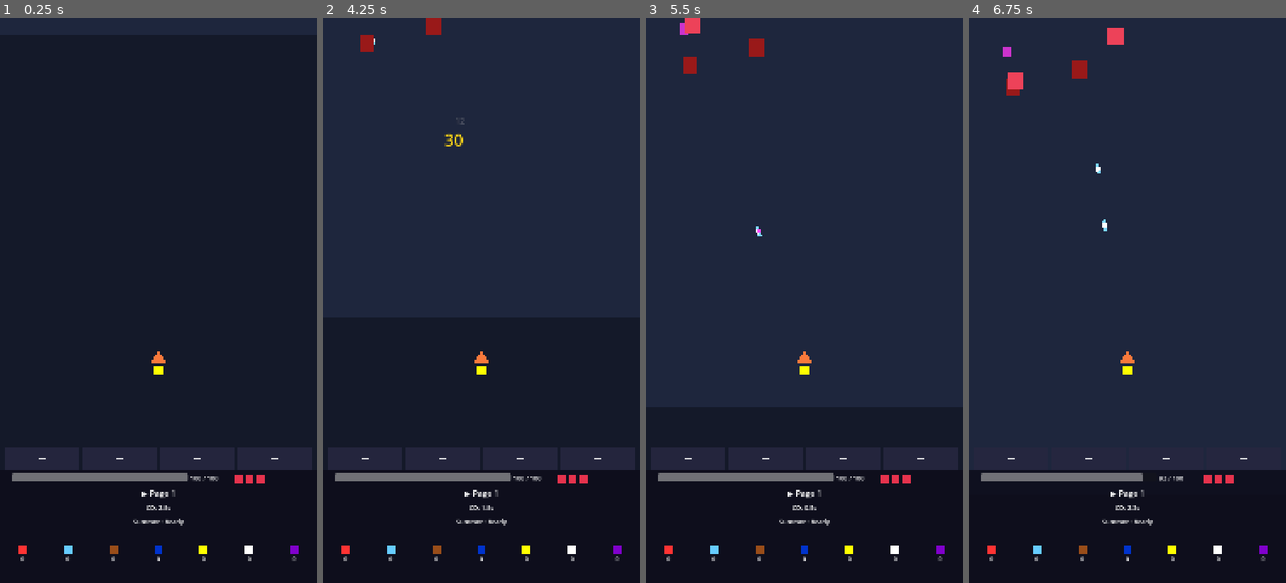
Above: before the commit, frames 1-4 (left to right).
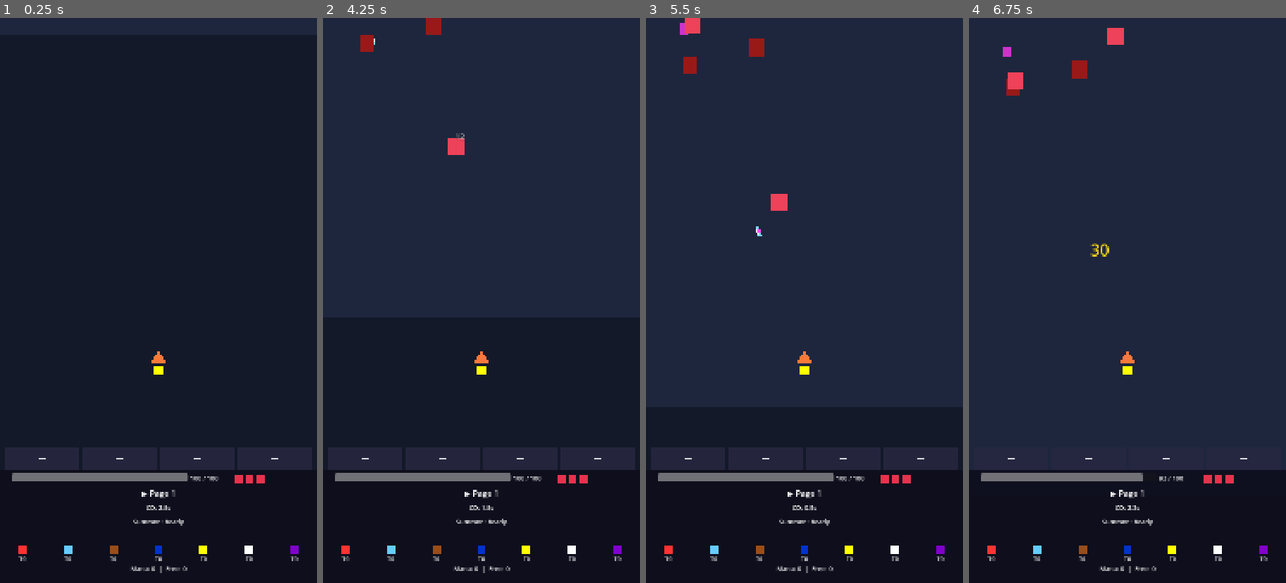
Above: after the commit, the same moments.

Repository: fade528/spellcraft
Game: Godot game, scene res://scenes/game.tscn
The game is run twice, just before and just after one commit, with the same random seed, the same clock (stepped at 60 frames per second) and the same inputs. The engine's default icon, where the game draws it, is replaced by a stand-in: a white triangle on a blue panel in a dark square.
Inputs (mouse positions are in pixels of both pictures, inside the frame that each line leads up to):
- Up to frame 1 (0.25 s): no input
- Up to frame 2 (4.25 s): move the mouse to (551, 272) at 0.52 s; click (551, 272) at 0.67 s; drag from (418, 328) to (481, 368) at 1.27 s; move the mouse to (513, 176) at 2.02 s; click (513, 176) at 2.17 s; drag from (465, 413) to (386, 215) at 2.77 s; move the mouse to (576, 385) at 3.52 s; click (576, 385) at 3.67 s
- Up to frame 3 (5.5 s): drag from (709, 215) to (804, 368) at 4.27 s; move the mouse to (820, 300) at 5.02 s; click (820, 300) at 5.17 s
- Up to frame 4 (6.75 s): drag from (1079, 159) to (1013, 68) at 5.77 s; move the mouse to (1197, 272) at 6.52 s; click (1197, 272) at 6.67 s

The runs differ from the first frame. In frame 1, 0.2% of the frame differs, in the area x 5-95%, y 95-99%; in frame 2, 0.4%, in the area x 5-95%, y 17-99%; in frame 3, 0.4%; in frame 4, 0.3%.

Commit message:
2.41 mana economy + school system
feat: mana economy + school system (Session 2.41)

- Replace element orbs with generic mana orbs (light blue)
- PlayerInventory: mana_pool, school_allocation, unallocated_mana
- SpellCaster: school gate (tier 0 = no cast, timer continues)
- SpecData resource + 3 spec .tres files (Pyroclast, Frostbinder, Archmage)
- SpecManager autoload: apply_spec, auto-allocation per ratios
- ControlStrip: school tier display (T0-Tn) + mana summary
- Fix: call_deferred("add_child") in all enemy spawn_drop() calls
- Fix: remove drop.element assignment from all enemy types
- Known bugs logged: summon death stops spells, page flip respawns summon

Diff:
--- /dev/null
+++ b/data/specs/archmage.tres
@@ -0,0 +1,8 @@
+[gd_resource type="Resource" script_class="SpecData" format=3 uid="uid://c3c4qpw0ydl6h"]
+
+[ext_resource type="Script" uid="uid://blvjrft22w07k" path="res://scripts/spec_data.gd" id="1_rld5l"]
+
+[resource]
+script = ExtResource("1_rld5l")
+spec_name = "archmage"
+description = "free spells"
--- /dev/null
+++ b/data/specs/frsotbinder.tres
@@ -0,0 +1,34 @@
+[gd_resource type="Resource" script_class="SpecData" format=3 uid="uid://l81qhfnbh817"]
+
+[ext_resource type="Script" uid="uid://blvjrft22w07k" path="res://scripts/spec_data.gd" id="1_nrsfg"]
+
+[resource]
+script = ExtResource("1_nrsfg")
+spec_name = "frostbinder"
+description = "slows and roots enemies"
+allocation_ratios = {
+"ice": 0.6,
+"water": 0.4
+}
+preferred_slots = Array[Dictionary]([{
+"delivery": "Bolt",
+"elemental": "B0001",
+"empowerment": "B0002",
+"enchantment": "B0003"
+}, {
+"delivery": "bolt",
+"elemental": "B0001",
+"empowerment": "B0002",
+"enchantment": "E0003"
+}, {
+"delivery": "Bolt",
+"elemental": "B0001",
+"empowerment": "E0002",
+"enchantment": "B0003"
+}, {
+"delivery": "Bolt",
+"elemental": "B0001",
+"empowerment": "E0002",
+"enchantment": "E0003"
+}])
+preferred_ults = Array[String](["placeholder", "placeholder"])
--- /dev/null
+++ b/data/specs/pyroclast.tres
@@ -0,0 +1,34 @@
+[gd_resource type="Resource" script_class="SpecData" format=3 uid="uid://blclov8cgscvk"]
+
+[ext_resource type="Script" uid="uid://blvjrft22w07k" path="res://scripts/spec_data.gd" id="1_c2o3a"]
+
+[resource]
+script = ExtResource("1_c2o3a")
+spec_name = "Pyroclast"
+description = "strong fire aoe"
+allocation_ratios = {
+"fire": 0.8,
+"thunder": 0.2
+}
+preferred_slots = Array[Dictionary]([{
+"delivery": "Bolt",
+"elemental": "A0001",
+"empowerment": "A0002",
+"enchantment": "D0003"
+}, {
+"delivery": "Bolt",
+"elemental": "A0001",
+"empowerment": "D0002",
+"enchantment": "A0003"
+}, {
+"delivery": "bolt",
+"elemental": "A0001",
+"empowerment": "D0002",
+"enchantment": "D0003"
+}, {
+"delivery": "Bolt",
+"elemental": "D0001",
+"empowerment": "A0002",
+"enchantment": "A0003"
+}])
+preferred_ults = Array[String](["placeholder", "placeholder"])
--- /dev/null
+++ b/data/specs/radiant.tres
@@ -0,0 +1,6 @@
+[gd_resource type="Resource" script_class="SpecData" format=3 uid="uid://bni81u2vkwstf"]
+
+[ext_resource type="Script" uid="uid://blvjrft22w07k" path="res://scripts/spec_data.gd" id="1_y7j83"]
+
+[resource]
+script = ExtResource("1_y7j83")
--- a/data/spell_elements.csv
+++ b/data/spell_elements.csv
@@ -7,8 +7,8 @@
 A0006,Fire,Empowerment,self,overheat,3,,,,,0,passive,1.5,4,"every [value1] number of spells have been cast, the next spell will be amped by [dmgmult]"
 A0007,Fire,Summon,Summon,forgespirits,0.2,0.2,,,,20,recharge,0,5,"summon 2 spirits with [value1] hp and [value2] attack that follows the player, summon attacks always mimic player 1st slot spell effects"
 B0001,Ice,Elemental,enemy,weakness_bonus,earth,1.2,,,,1,cast,0.9,2.5,"spell dmg against [value1] enemy take additional [value2] dmg, otherwise do [dmgult] dmg"
-B0003,Ice,Empowerment,enemy,brittle,2,1.5,,,,1,cast,0,5,"can only apply to targets with a chilled debuff, will freeze target for [value1] and any dmg is increased by [value2]"
-B0002,Ice,Enchantment,enemy,chilled,0.4,4,,,,1,cast,0,4,"apply a movement slow debuff [value1] for [value2] seconds, chilled opponents are considered ice units"
+B0002,Ice,Empowerment,enemy,brittle,2,1.5,,,,1,cast,0,5,"can only apply to targets with a chilled debuff, will freeze target for [value1] and any dmg is increased by [value2]"
+B0003,Ice,Enchantment,enemy,chilled,0.4,4,,,,1,cast,0,4,"apply a movement slow debuff [value1] for [value2] seconds, chilled opponents are considered ice units"
 B0004,Ice,Elemental,self,resist_bonus,earth,0.8,,,,0,passive,1,1,"[value1] attacks deal [value2] to player, otherwise deal [dmgmult] to player"
 B0005,Ice,Empowerment,self,iceshield,3,0.3,10,,,0,passive,0,3,"after standing still for [value1] seconds, gain a ice barrier to block [value2] of total hp for [value3] seconds"
 B0006,Ice,Enchantment,self,chillaura,0.2,500,,,,0,passive,0,4,apply a [value1] slow to enemies around the player with radius of [value2]
--- a/project.godot
+++ b/project.godot
@@ -22,6 +22,7 @@
 SpellComposer="*uid://djl4jfw7rs7f2"
 SummonManager="*uid://cseuxiiya64qd"
 TomeManager="*uid://vi6ku77bseti"
+SpecManager="*uid://dgirktqnpyxha"
 
 [display]
 
--- a/scripts/element_drop.gd
+++ b/scripts/element_drop.gd
@@ -1,19 +1,6 @@
 extends Area2D
 
-signal collected(element_name: String)
-
-@export var element: String = "fire"
-@export var drop_chance: float = 0.20
-
-const ELEMENT_COLORS := {
-	"fire": Color(1.0, 0.5, 0.0, 1.0),
-	"ice": Color(0.0, 1.0, 1.0, 1.0),
-	"earth": Color(0.55, 0.27, 0.07, 1.0),
-	"thunder": Color(1.0, 1.0, 0.0, 1.0),
-	"water": Color(0.0, 0.4, 1.0, 1.0),
-	"holy": Color(1.0, 1.0, 1.0, 1.0),
-	"dark": Color(0.5, 0.0, 0.5, 1.0),
-}
+signal collected(drop_position: Vector2)
 
 
 func _ready() -> void:
@@ -25,8 +12,6 @@
 
 
 func _on_area_entered(area: Area2D) -> void:
-	print("DROP HIT: layer=", area.collision_layer, " lv3=", area.get_collision_layer_value(3))
-
 	if area == null:
 		return
 
@@ -36,9 +21,9 @@
 
 	var inventory := get_node_or_null("/root/PlayerInventory")
 	if inventory != null:
-		inventory.add_element(element)
+		inventory.add_mana(1)
 
-	collected.emit(element)
+	collected.emit(global_position)
 	call_deferred("queue_free")
 
 
@@ -46,7 +31,7 @@
 	var color_rect := ColorRect.new()
 	color_rect.size = Vector2(16, 16)
 	color_rect.position = Vector2(-8, -8)
-	color_rect.color = ELEMENT_COLORS.get(element.to_lower(), ELEMENT_COLORS["fire"])
+	color_rect.color = Color(0.6, 0.8, 1.0)
 	add_child(color_rect)
 
 
--- a/scripts/enemies/shooter.gd
+++ b/scripts/enemies/shooter.gd
@@ -194,9 +194,8 @@
 	if drop_scene == null:
 		return
 	var drop = drop_scene.instantiate()
-	drop.element = element
 	drop.position = global_position
-	get_tree().current_scene.add_child(drop)
+	get_tree().current_scene.call_deferred("add_child", drop)
 
 
 func _spawn_damage_number(amount: float, is_crit: bool) -> void:
--- a/scripts/enemies/tank.gd
+++ b/scripts/enemies/tank.gd
@@ -153,9 +153,8 @@
 	if drop_scene == null:
 		return
 	var drop = drop_scene.instantiate()
-	drop.element = element
 	drop.position = global_position
-	get_tree().current_scene.add_child(drop)
+	get_tree().current_scene.call_deferred("add_child", drop)
 
 
 func _spawn_damage_number(amount: float, is_crit: bool) -> void:
--- a/scripts/enemy.gd
+++ b/scripts/enemy.gd
@@ -113,9 +113,8 @@
 	if drop_scene == null:
 		return
 	var drop = drop_scene.instantiate()
-	drop.element = element
 	drop.position = global_position
-	get_tree().current_scene.add_child(drop)
+	get_tree().current_scene.call_deferred("add_child", drop)
 
 
 func _spawn_damage_number(amount: float, is_crit: bool) -> void:
--- a/scripts/game.gd
+++ b/scripts/game.gd
@@ -94,7 +94,7 @@
 		node.connect("died", died_callable)
 
 	if node is Area2D and node.has_signal("collected") and node.scene_file_path == "res://scenes/element_drop.tscn":
-		var collected_callable := Callable(self, "_on_element_collected").bind(node.global_position)
+		var collected_callable := Callable(self, "_on_element_collected")
 		if not node.is_connected("collected", collected_callable):
 			node.connect("collected", collected_callable)
 
@@ -113,8 +113,8 @@
 	_play_sfx(enemy_death_sfx)
 
 
-func _on_element_collected(element_name: String, drop_position: Vector2) -> void:
-	_spawn_element_label("+" + element_name, drop_position)
+func _on_element_collected(drop_position: Vector2) -> void:
+	_spawn_element_label("+mana", drop_position)
 
 
 func _spawn_element_label(text: String, world_pos: Vector2) -> void:
--- a/scripts/managers/player_inventory.gd
+++ b/scripts/managers/player_inventory.gd
@@ -9,6 +9,9 @@
 	"boots": null,
 	"weapon": null
 }
+var mana_pool: int = 0
+var school_allocation: Dictionary = {}
+var unallocated_mana: int = 0
 
 
 func add_element(element: String) -> void:
@@ -46,6 +49,44 @@
 	return active_passives.duplicate(true)
 
 
+func add_mana(amount: int) -> void:
+	mana_pool += amount
+	var spec_manager = get_node_or_null("/root/SpecManager")
+	if spec_manager != null and spec_manager.has_method("allocate_mana_for_pickup"):
+		spec_manager.allocate_mana_for_pickup(amount)
+	else:
+		unallocated_mana += amount
+
+
+func allocate_to_school(school: String, amount: int) -> void:
+	if amount <= 0 or amount > unallocated_mana:
+		return
+	var key := school.to_lower()
+	school_allocation[key] = int(school_allocation.get(key, 0)) + amount
+	unallocated_mana -= amount
+
+
+func deallocate_from_school(school: String, amount: int) -> void:
+	var key := school.to_lower()
+	var current := int(school_allocation.get(key, 0))
+	var to_remove := mini(amount, current)
+	if to_remove <= 0:
+		return
+	school_allocation[key] = current - to_remove
+	unallocated_mana += to_remove
+
+
+func get_school_tier(school: String) -> int:
+	return int(school_allocation.get(school.to_lower(), 0))
+
+
+func get_school_multiplier(school: String) -> float:
+	return 1.0 + get_school_tier(school) * 0.05
+
+
 func reset_run() -> void:
 	element_counts.clear()
 	active_passives.clear()
+	mana_pool = 0
+	school_allocation.clear()
+	unallocated_mana = 0
--- /dev/null
+++ b/scripts/spec_data.gd
@@ -0,0 +1,8 @@
+extends Resource
+class_name SpecData
+
+@export var spec_name: String = ""
+@export var description: String = ""
+@export var allocation_ratios: Dictionary = {}
+@export var preferred_slots: Array[Dictionary] = []
+@export var preferred_ults: Array[String] = []
--- /dev/null
+++ b/scripts/spec_manager.gd
@@ -0,0 +1,70 @@
+extends Node
+
+const SPEC_PATHS := {
+	"Pyroclast": "res://data/specs/pyroclast.tres",
+	"Frostbinder": "res://data/specs/frostbinder.tres",
+	"Archmage": "res://data/specs/archmage.tres",
+}
+
+var _active_spec: SpecData = null
+var _active_spec_name: String = ""
+
+
+func apply_spec(spec_name: String) -> void:
+	if not SPEC_PATHS.has(spec_name):
+		push_warning("SpecManager: unknown spec: " + spec_name)
+		return
+	var loaded = load(SPEC_PATHS[spec_name])
+	if loaded == null:
+		push_warning("SpecManager: failed to load: " + SPEC_PATHS[spec_name])
+		return
+	_active_spec = loaded as SpecData
+	_active_spec_name = spec_name
+
+
+func clear_spec() -> void:
+	_active_spec = null
+	_active_spec_name = ""
+
+
+func get_active_spec() -> SpecData:
+	return _active_spec
+
+
+func get_active_spec_name() -> String:
+	return _active_spec_name
+
+
+func is_archmage() -> bool:
+	return _active_spec == null or _active_spec_name == "Archmage"
+
+
+func allocate_mana_for_pickup(amount: int) -> void:
+	var inv = get_node_or_null("/root/PlayerInventory")
+	if inv == null:
+		return
+
+	if is_archmage() or _active_spec == null:
+		inv.unallocated_mana += amount
+		return
+
+	var ratios: Dictionary = _active_spec.allocation_ratios
+	if ratios.is_empty():
+		inv.unallocated_mana += amount
+		return
+
+	var remaining := amount
+	var schools := ratios.keys()
+
+	for i in range(schools.size()):
+		var school: String = schools[i]
+		var ratio: float = float(ratios[school])
+		var share: int
+		if i == schools.size() - 1:
+			share = remaining
+		else:
+			share = int(floor(float(amount) * ratio))
+		share = mini(share, remaining)
+		if share > 0:
+			inv.allocate_to_school(school, share)
+			remaining -= share
--- a/scripts/spell_caster.gd
+++ b/scripts/spell_caster.gd
@@ -72,6 +72,10 @@
 
 
 func _on_cooldown_timer_timeout() -> void:
+	var _inventory := get_node_or_null("/root/PlayerInventory")
+	if _inventory != null and _inventory.get_school_tier(elemental_element) == 0:
+		return
+
 	if spell_data == null or projectile_scene == null:
 		return
 
--- a/scripts/ui/control_strip.gd
+++ b/scripts/ui/control_strip.gd
@@ -13,7 +13,7 @@
 var _hp_label: Label
 var _summon_hp_bar: ProgressBar
 var _summon_recharge_label: Label
-var _element_count_labels: Dictionary = {}
+var _school_tier_labels: Dictionary = {}
 var _life_rects: Array[ColorRect] = []
 var _action_buttons: Array[ColorRect] = []
 var _boss_bar_container: Control
@@ -27,7 +27,7 @@
 
 	_build_hp_row()
 	_build_summon_status()
-	_build_element_counters()
+	_build_mana_display()
 	_build_action_buttons()
 	_build_boss_bar()
 
@@ -130,8 +130,8 @@
 	strip_panel.add_child(_summon_recharge_label)
 
 
-func _build_element_counters() -> void:
-	var elements := [
+func _build_mana_display() -> void:
+	var schools := [
 		{"name": "fire", "color": Color(1.0, 0.2, 0.2)},
 		{"name": "ice", "color": Color(0.4, 0.8, 1.0)},
 		{"name": "earth", "color": Color(0.6, 0.3, 0.1)},
@@ -140,27 +140,36 @@
 		{"name": "holy", "color": Color(1.0, 1.0, 1.0)},
 		{"name": "dark", "color": Color(0.5, 0.0, 0.8)},
 	]
-	var column_width := SCREEN_WIDTH / float(elements.size())
-
-	for i in range(elements.size()):
-		var element_data: Dictionary = elements[i]
+	var column_width := SCREEN_WIDTH / float(schools.size())
+
+	for i in range(schools.size()):
+		var school_data: Dictionary = schools[i]
 		var center_x := column_width * (i + 0.5)
 
 		var swatch := ColorRect.new()
 		swatch.size = Vector2(28.0, 28.0)
 		swatch.position = Vector2(center_x - 14.0, 256.0)
-		swatch.color = element_data["color"]
+		swatch.color = school_data["color"]
 		strip_panel.add_child(swatch)
 
-		var count_label := Label.new()
-		count_label.position = Vector2(center_x - 14.0, 288.0)
-		count_label.size = Vector2(28.0, 24.0)
-		count_label.text = "0"
-		count_label.horizontal_alignment = HORIZONTAL_ALIGNMENT_CENTER
-		count_label.add_theme_font_size_override("font_size", 20)
-		strip_panel.add_child(count_label)
-
-		_element_count_labels[element_data["name"]] = count_label
+		var tier_label := Label.new()
+		tier_label.position = Vector2(center_x - 20.0, 288.0)
+		tier_label.size = Vector2(40.0, 24.0)
+		tier_label.text = "T0"
+		tier_label.horizontal_alignment = HORIZONTAL_ALIGNMENT_CENTER
+		tier_label.add_theme_font_size_override("font_size", 20)
+		strip_panel.add_child(tier_label)
+
+		_school_tier_labels[school_data["name"]] = tier_label
+
+	var mana_label := Label.new()
+	mana_label.name = "ManaPoolLabel"
+	mana_label.position = Vector2(0.0, 320.0)
+	mana_label.size = Vector2(SCREEN_WIDTH, 28.0)
+	mana_label.horizontal_alignment = HORIZONTAL_ALIGNMENT_CENTER
+	mana_label.add_theme_font_size_override("font_size", 22)
+	mana_label.text = "Mana: 0  |  Free: 0"
+	strip_panel.add_child(mana_label)
 
 
 func _build_action_buttons() -> void:
@@ -224,7 +233,7 @@
 func _process(_delta: float) -> void:
 	_refresh_spell_cd()
 	_refresh_summon()
-	update_element_counts()
+	update_mana_display()
 
 
 func _refresh_all() -> void:
@@ -290,15 +299,16 @@
 		_life_rects[i].visible = i < count
 
 
-func update_element_counts() -> void:
+func update_mana_display() -> void:
 	var inv = get_node_or_null("/root/PlayerInventory")
 	if inv == null:
 		return
-	for element in _element_count_labels:
-		var count = 0
-		if "element_counts" in inv:
-			count = inv.element_counts.get(element, 0)
-		_element_count_labels[element].text = str(count)
+	for school in _school_tier_labels:
+		var tier: int = int(inv.get_school_tier(school))
+		_school_tier_labels[school].text = "T%d" % tier
+	var mana_label := strip_panel.get_node_or_null("ManaPoolLabel")
+	if mana_label != null:
+		mana_label.text = "Mana: %d  |  Free: %d" % [inv.mana_pool, inv.unallocated_mana]
 
 
 func _show_summon_active(current: float, maximum: float) -> void:
Not shown, changed: data/spell_elements.csv.import
Not shown, added: scripts/spec_data.gd.uid
Not shown, added: scripts/spec_manager.gd.uid
Not shown, changed: context.md
Not shown, changed: session_plan.md
Not shown, changed: systems.md
